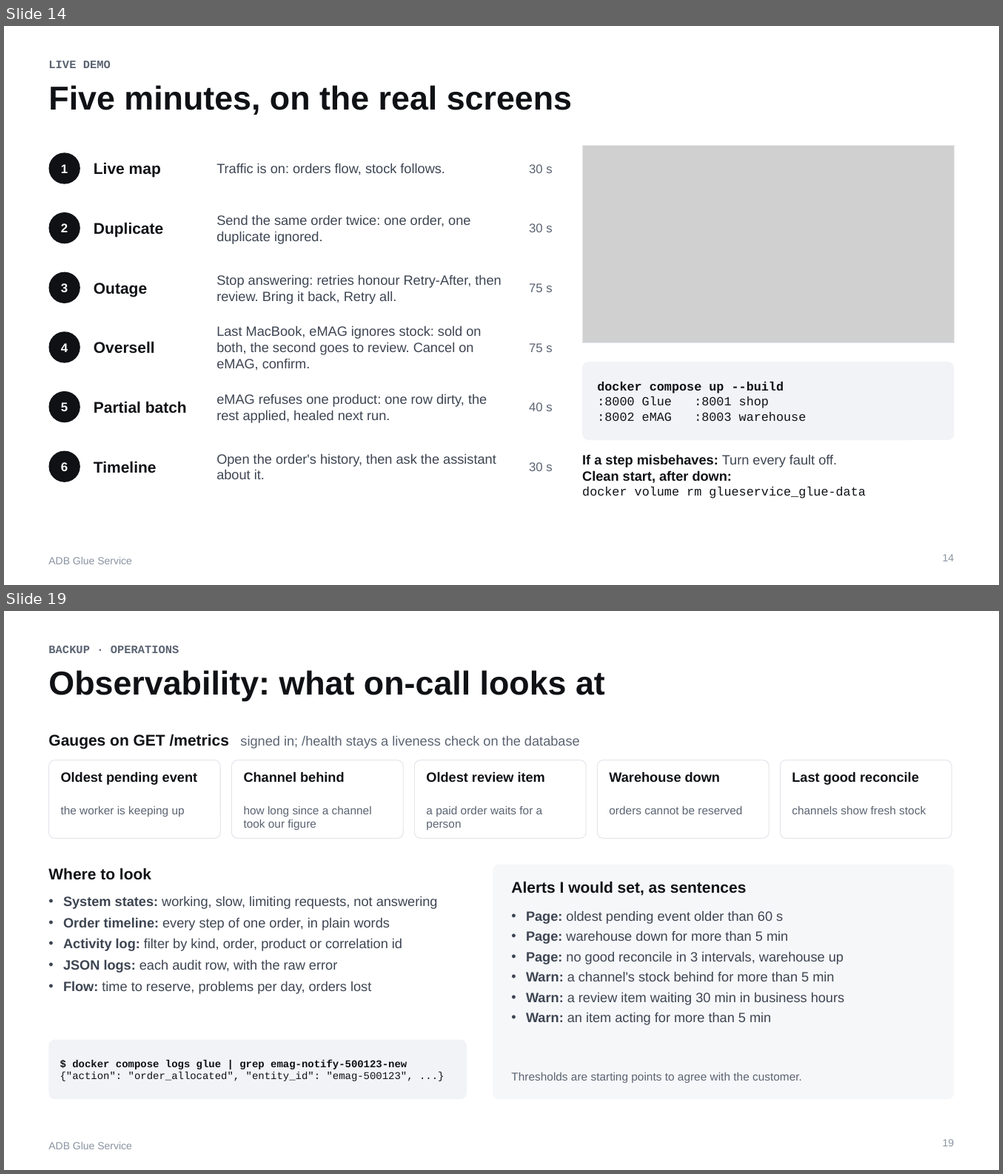
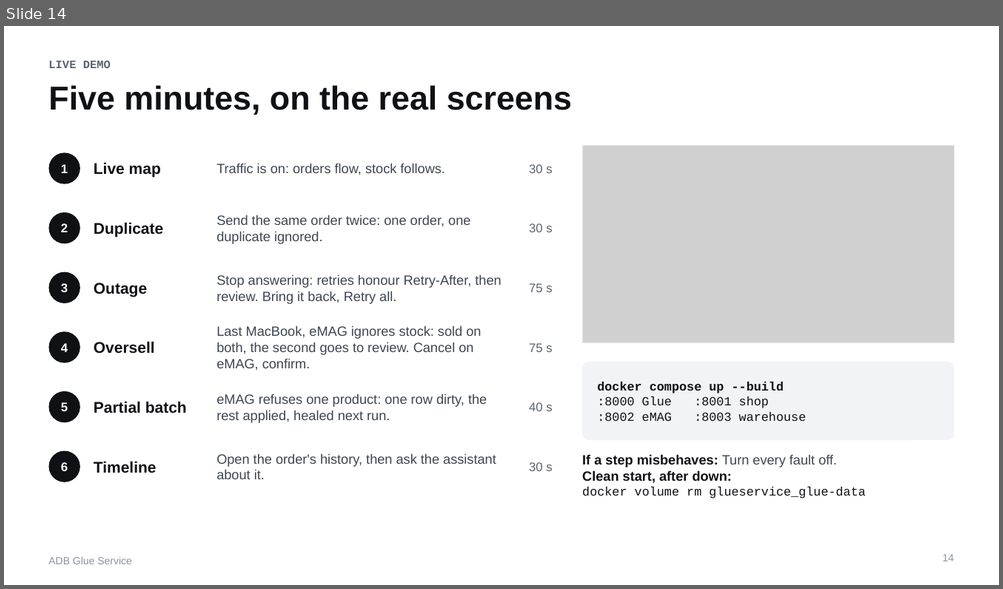
Before and after one commit to PantelimonGulie/adb-glue-service, a slide deck: docs/presentation/ADB-Glue-Service.pptx. Shown one above the other, each under a label of ours: slides 14 and 19 before the commit, slide 14 after it; the slides between them are not shown. The pictures are 1003x1174 and 1003x589 pixels, drawn with LibreOffice and Linux fonts; fonts in the diff are those of the drawing; grey boxes stand for pictures. Boxes give left, top, right and bottom in pixels: in the first picture for what was removed or moved away, otherwise in the second. Text is boxed around its words. In the diff, an @@ line names an element or a change of style, - is before the commit and + after.

```diff
--- a/docs/presentation/ADB-Glue-Service.pptx
+++ b/docs/presentation/ADB-Glue-Service.pptx
@@ slide 19 removed at bbox=[4, 611, 999, 1170], background #FFFFFF; not listed: 1 template element that a slide beside it also shows @@
@@ text removed at bbox=[48, 645, 179, 653] @@
-BACKUP · OPERATIONS
@@ title removed at bbox=[48, 670, 605, 701] @@
-Observability: what on-call looks at
@@ text removed at bbox=[48, 734, 580, 749] @@
-Gauges on GET /metrics signed in; /health stays a liveness check on the database
@@ rounded rectangle removed at bbox=[48, 760, 220, 839] @@
@@ rounded rectangle removed at bbox=[232, 760, 403, 839] @@
@@ rounded rectangle removed at bbox=[415, 760, 586, 839] @@
@@ rounded rectangle removed at bbox=[597, 760, 768, 839] @@
@@ rounded rectangle removed at bbox=[780, 760, 951, 839] @@
@@ text removed at bbox=[61, 772, 197, 785] @@
-Oldest pending event
@@ text removed at bbox=[244, 772, 344, 782] @@
-Channel behind
@@ text removed at bbox=[426, 772, 545, 782] @@
-Oldest review item
@@ text removed at bbox=[609, 772, 720, 782] @@
-Warehouse down
@@ text removed at bbox=[791, 772, 919, 785] @@
-Last good reconcile
@@ text removed at bbox=[61, 806, 185, 817] @@
-the worker is keeping up
@@ text removed at bbox=[244, 806, 372, 830] @@
-how long since a channel took our figure
@@ text removed at bbox=[426, 806, 543, 830] @@
-a paid order waits for a person
@@ text removed at bbox=[609, 806, 742, 815] @@
-orders cannot be reserved
@@ text removed at bbox=[791, 806, 925, 815] @@
-channels show fresh stock
@@ text removed at bbox=[48, 868, 151, 880] @@
-Where to look
@@ rounded rectangle removed at bbox=[492, 865, 954, 1099] @@
@@ text removed at bbox=[63, 897, 438, 994] @@
-• System states: working, slow, limiting requests, not answering
-• Order timeline: every step of one order, in plain words
-• Activity log: filter by kind, order, product or correlation id
-• JSON logs: each audit row, with the raw error
-• Flow: time to reserve, problems per day, orders lost
@@ text removed at bbox=[511, 881, 746, 896] @@
-Alerts I would set, as sentences
@@ text removed at bbox=[526, 911, 844, 1025] @@
-• Page: oldest pending event older than 60 s
-• Page: warehouse down for more than 5 min
-• Page: no good reconcile in 3 intervals, warehouse up
-• Warn: a channel's stock behind for more than 5 min
-• Warn: a review item waiting 30 min in business hours
-• Warn: an item acting for more than 5 min
@@ rounded rectangle removed at bbox=[48, 1040, 466, 1099] @@
@@ text removed at bbox=[60, 1059, 413, 1082] @@
-$ docker compose logs glue | grep emag-notify-500123-new
-{"action": "order_allocated", "entity_id": "emag-500123", ...}
@@ text removed at bbox=[511, 1073, 802, 1083] @@
-Thresholds are starting points to agree with the customer.
@@ page number removed at bbox=[942, 1139, 954, 1147] @@
-19
```
Also in this commit, not shown: 1 slide changed, 12 other slides removed, 1 other file.
